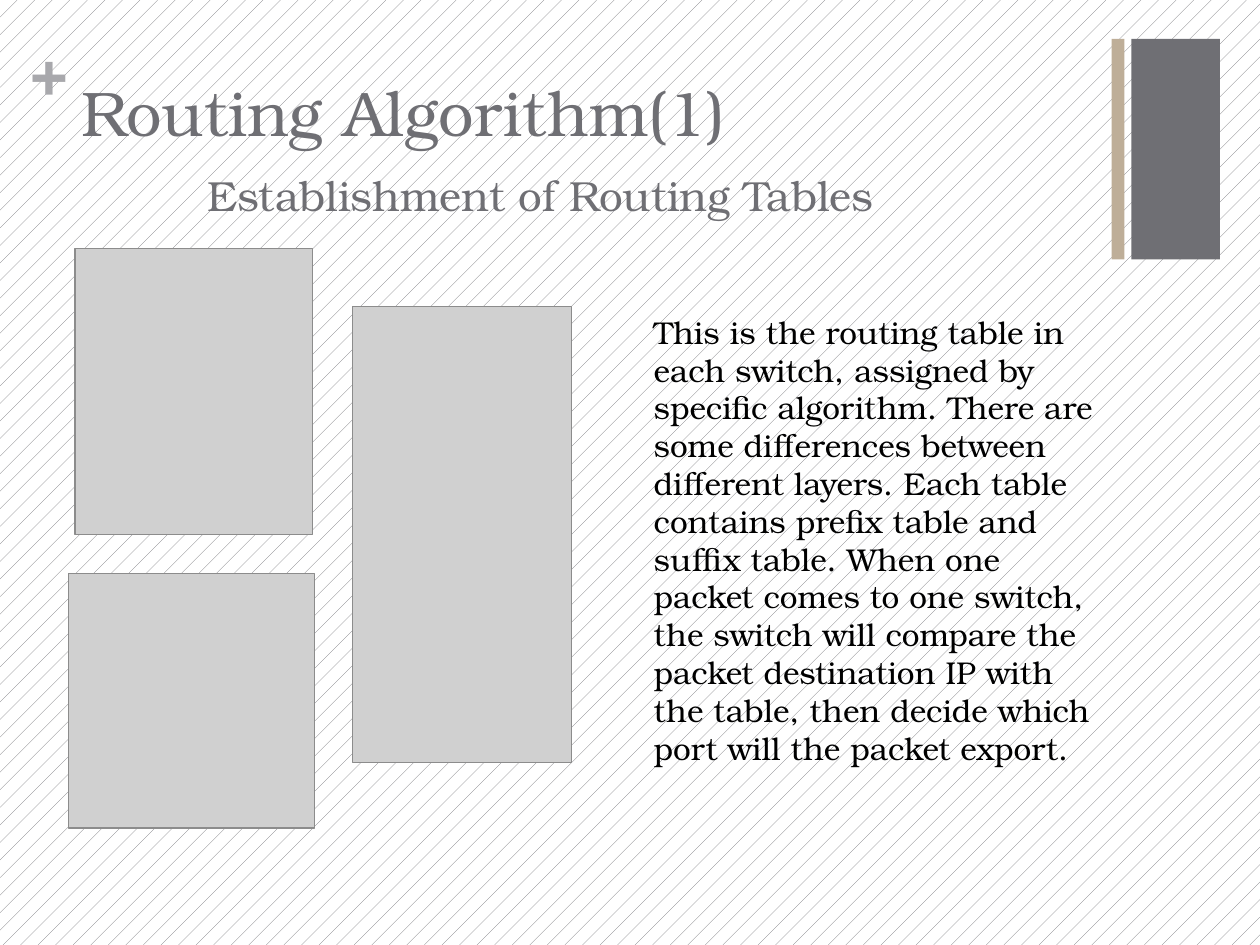
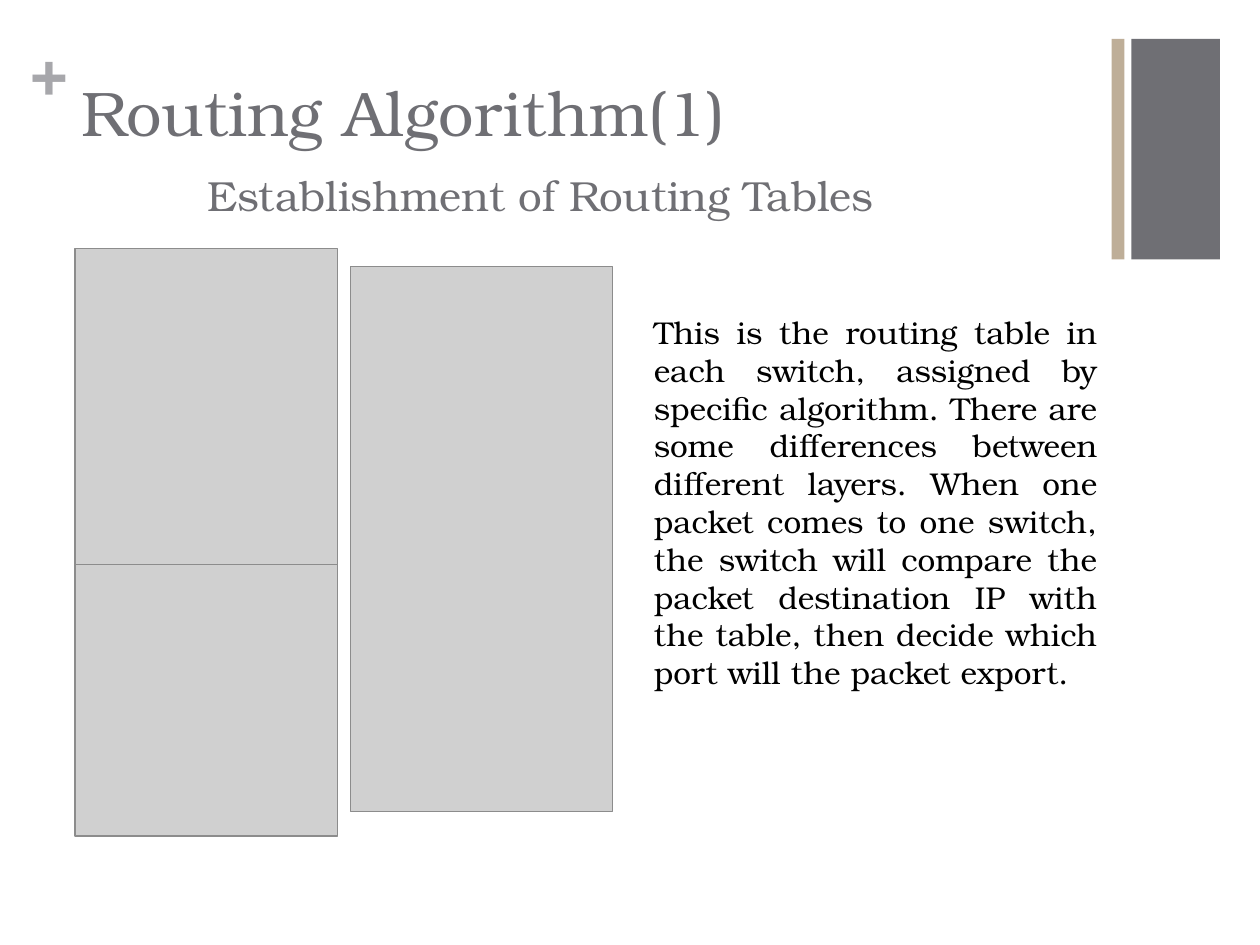
Before and after one commit to Fu-Yilei/Scalable-data-center-simulation, a slide deck: slide 5 of Presentation/presentation.pptx. Drawn at 1260x945 pixels with LibreOffice and Linux fonts; fonts in the diff are those of the drawing; grey boxes stand for pictures. Boxes give left, top, right and bottom in pixels: in the first picture for what was removed or moved away, otherwise in the second. Text is boxed around its words. In the diff, an @@ line names an element or a change of style, - is before the commit and + after.

```diff
--- a/Presentation/presentation.pptx
+++ b/Presentation/presentation.pptx
@@ background pattern #6F6F74 on #FFFFFF to #FFFFFF @@
@@ text "+" at [30, 32, 67, 108]: text colour #A8A8AC to #A7A7AB @@
@@ title "Routing Algorithm(1) Establishment of Routing ..." rewrapped from [81, 77, 874, 222] to [81, 91, 874, 221] @@
@@ picture: place and size @@
-picture at [76, 248, 312, 534]
+picture at [76, 248, 338, 564]
@@ picture: place and size @@
-picture at [353, 306, 572, 762]
+picture at [350, 267, 612, 813]
@@ text at [654, 321, 1098, 692]: text changed @@
-This is the routing table in each switch, assigned by specific algorithm. There are some differences between different layers. Each table contains prefix table and suffix table. When one packet comes to one switch, the switch will compare the packet destination IP with the table, then decide which port will the packet export.
+This is the routing table in each switch, assigned by specific algorithm. There are some differences between different layers. When one packet comes to one switch, the switch will compare the packet destination IP with the table, then decide which port will the packet export.
@@ picture: place and size @@
-picture at [69, 573, 315, 828]
+picture at [76, 564, 338, 837]
```
Also in this commit, not shown: 7 other slides changed, 2 slides added, 4 other files.
